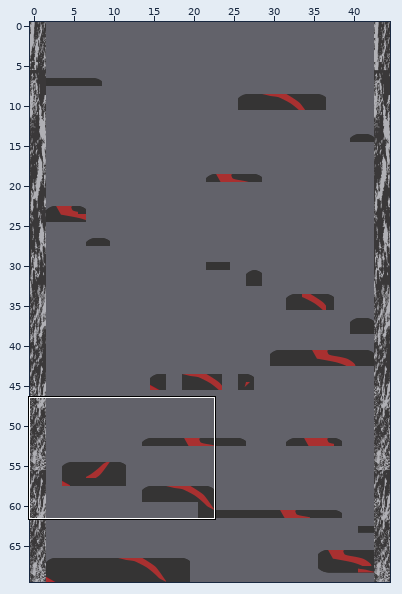
Two states of a Tiled map, android/assets/seleccionNivel/recursosNivelFuego/mapaDeFuego.tmx. Above, an overview of the earlier version with the close-up marked.
Close-up. Before the edit:
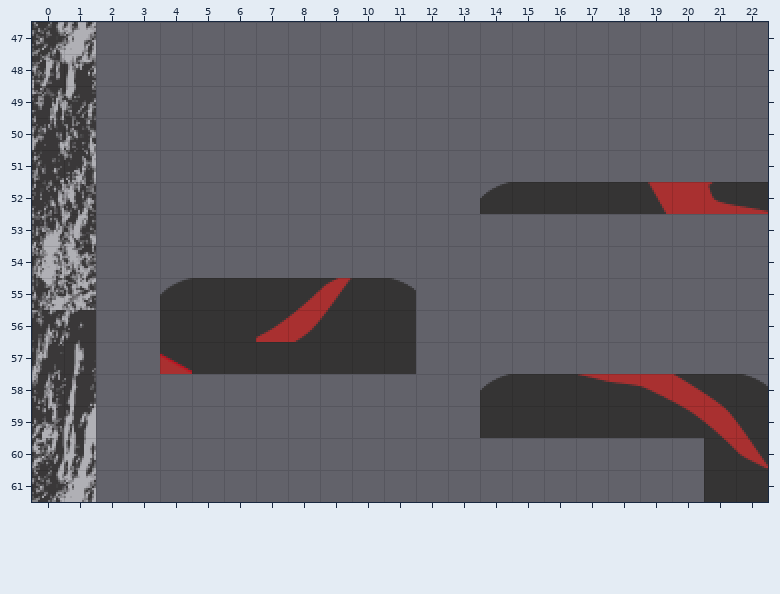
Cells are 16x16 px. Shown: x 0..22, y 47..61.
The same view after the edit:
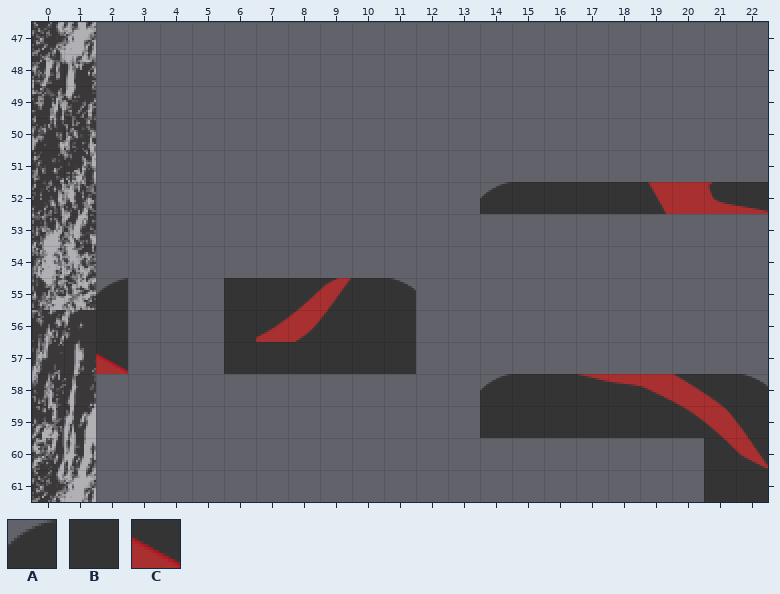
Key: from "barra3f": A 1242, B 1243, C 1366.
_ is an empty cell.
Commit: //Agregada historia de fuego e imagenes del tec
From old to new:
Layer "Plataformas":
The edit erases the tile that lay hidden in row 55 at x 5.
Layer "Copiar desde Plataformas":
There is now tile A in row 55 at x 2.
There is now tile B in row 56 at x 2.
There is now tile C in row 57 at x 2.
The edit erases tile A in row 55 at x 4.
The edit erases tile B in row 55 at x 5; in row 56 at x 4 to 5; in row 57 at x 5.
The edit erases tile C in row 57 at x 4.
Pixel boxes of the changes (left, top, right, bottom) in both close-ups:
added: (96, 278, 128, 374)
removed: (160, 278, 224, 374)
